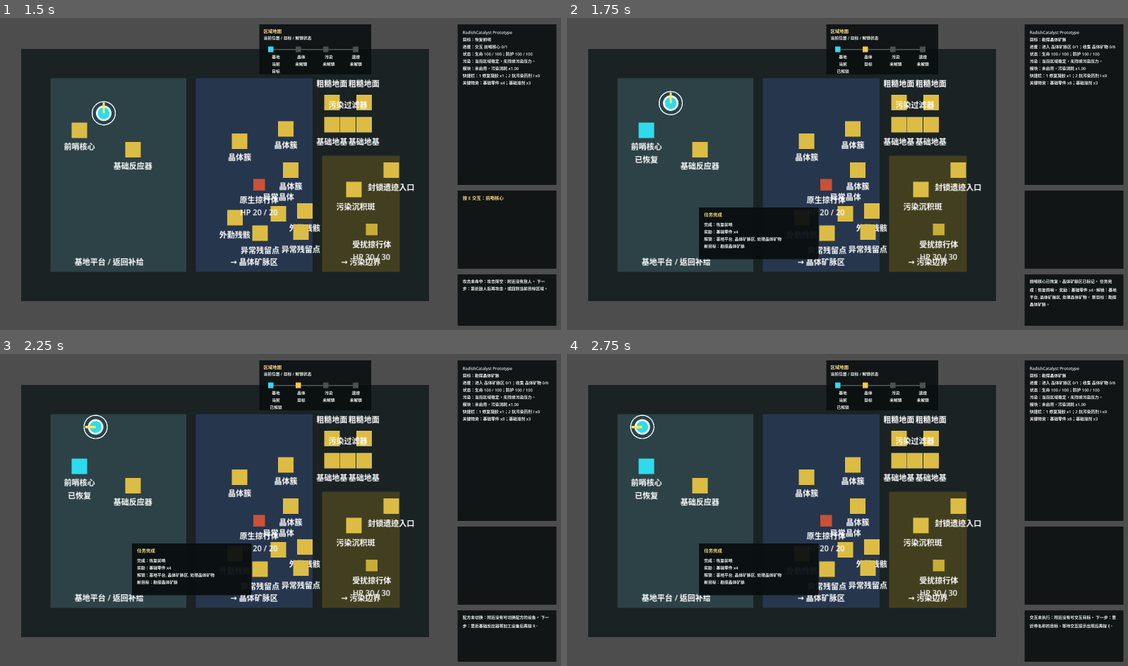
Above: before the commit, frames 1-4 (two rows, left to right).
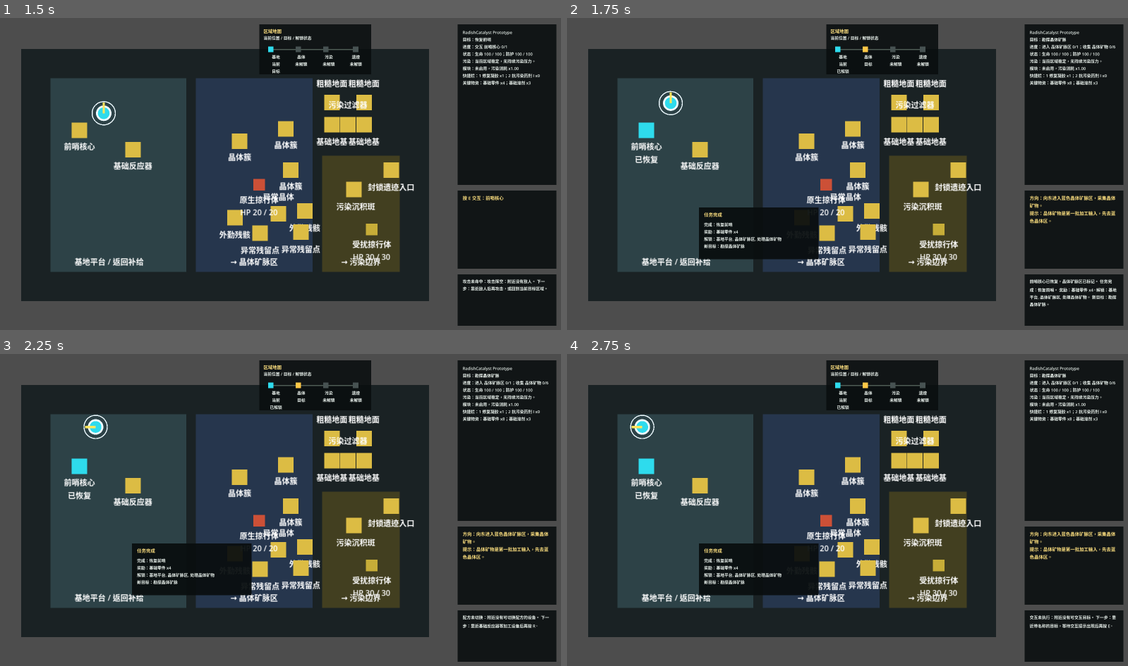
Above: after the commit, the same moments.

Repository: laugh0608/RadishCatalyst
Game: Godot game, scene res://scenes/boot/Boot.tscn
Two runs of this game, one before a commit and one after it. Both use one fixed random seed, a clock stepped at 60 frames per second and the inputs below.
Inputs:
- Up to frame 1 (1.5 s): tap Enter at 0.5 s; hold W (move_up) from 0.53 s (still down); tap E (interact) at 0.6 s; tap J (attack) at 1.35 s
- Up to frame 2 (1.75 s): keep holding W (move_up); tap E (interact) at 1.55 s
- Up to frame 3 (2.25 s): release W (move_up) at 2.03 s; hold A (move_left) from 2.03 s (still down); tap R (cycle_recipe) at 2.1 s
- Up to frame 4 (2.75 s): keep holding A (move_left); tap E (interact) at 2.3 s

Frame 1 is identical in both runs. In frame 2, 0.4% of the frame differs, in the area x 82-98%, y 56-66%; in frame 3, 0.4%; in frame 4, 0.4%.

Commit message:
feat(client): 接入 HUD 运行时短提示流

Diff:
--- /dev/null
+++ b/client/scripts/checks/hud_runtime_hint_flow_check.gd
@@ -0,0 +1,95 @@
+extends RefCounted
+class_name HudRuntimeHintFlowCheck
+
+const PrototypeHudScene := preload("res://scenes/ui/PrototypeHud.tscn")
+const VerticalSliceMapScene := preload("res://scenes/maps/VerticalSliceMap.tscn")
+
+
+func run(root: Window, failures: Array[String], data_registry: DataRegistry) -> void:
+	var map := VerticalSliceMapScene.instantiate() as VerticalSliceMap
+	var hud := PrototypeHudScene.instantiate() as PrototypeHud
+	root.add_child(map)
+	root.add_child(hud)
+	hud.configure_map_presenter(data_registry, map)
+	var runtime_world := WorldState.create_default()
+	var runtime_character := CharacterState.create_default()
+	hud.update_status(data_registry, runtime_world, runtime_character)
+
+	_expect_text_contains(
+		failures,
+		hud.prompt_label.text,
+		"方向：检查左侧前哨核心",
+		"runtime hint prompt shows direction without interactable"
+	)
+	_expect_text_contains(
+		failures,
+		hud.prompt_label.text,
+		"提示：先恢复前哨核心",
+		"runtime hint prompt shows onboarding without interactable"
+	)
+
+	runtime_world.quest_state.active_quest_ids = ["quest.prepare_treatment_supplies"]
+	runtime_world.quest_state.set_objective_progress(
+		"quest.prepare_treatment_supplies",
+		"craft_item",
+		"item.repair_gel",
+		1.0
+	)
+	hud.update_status(data_registry, runtime_world, runtime_character)
+	_expect_text_contains(
+		failures,
+		hud.prompt_label.text,
+		"处理点北缘",
+		"runtime hint prompt follows resolver-backed combat region"
+	)
+	_expect_text_contains(
+		failures,
+		hud.prompt_label.text,
+		"提示：带上修复凝胶",
+		"runtime hint prompt keeps onboarding line"
+	)
+
+	var reactor := PrototypeInteractable.new()
+	reactor.definition_id = "building.basic_reactor"
+	reactor.interaction_type = "process_recipe"
+	reactor.recipe_id = "recipe.process_crystal_ore"
+	reactor.set_recipe_cycle(["recipe.process_crystal_ore"])
+	var formatter := InteractionPromptFormatter.new(
+		data_registry,
+		ProcessingSystem.new(data_registry),
+		BuildSystem.new(data_registry)
+	)
+	hud.show_prompt(formatter.format_processing_prompt(reactor, runtime_character, runtime_world))
+	_expect_text_contains(
+		failures,
+		hud.prompt_label.text,
+		"设备：基础反应器",
+		"interaction prompt overrides runtime hint while near device"
+	)
+	_expect_text_missing(
+		failures,
+		hud.prompt_label.text,
+		"方向：",
+		"interaction prompt should replace runtime hint rows"
+	)
+	hud.clear_prompt()
+	_expect_text_contains(
+		failures,
+		hud.prompt_label.text,
+		"方向：确认快捷栏 1 带修复凝胶",
+		"runtime hint returns after interaction clears"
+	)
+
+	reactor.free()
+	hud.free()
+	map.free()
+
+
+func _expect_text_contains(failures: Array[String], text: String, expected_text: String, label: String) -> void:
+	if text.find(expected_text) < 0:
+		failures.append("%s should contain %s, got %s" % [label, expected_text, text])
+
+
+func _expect_text_missing(failures: Array[String], text: String, unexpected_text: String, label: String) -> void:
+	if text.find(unexpected_text) >= 0:
+		failures.append("%s should not contain %s, got %s" % [label, unexpected_text, text])
--- a/client/scripts/checks/vertical_slice_flow_check.gd
+++ b/client/scripts/checks/vertical_slice_flow_check.gd
@@ -1,6 +1,7 @@
 extends SceneTree
 
 const GameRootScript := preload("res://scripts/game/game_root.gd")
+const HudRuntimeHintFlowCheckScript := preload("res://scripts/checks/hud_runtime_hint_flow_check.gd")
 const VerticalSliceMapScene := preload("res://scenes/maps/VerticalSliceMap.tscn")
 
 var failures: Array[String] = []
@@ -30,6 +31,7 @@
 
 	_expect_equal(world_state.quest_state.active_quest_ids, ["quest.restore_outpost"], "initial active quest")
 	_check_onboarding_hints()
+	_check_runtime_hint_prompt_flow()
 	_check_status_panel_summary()
 	_check_region_markers()
 	_check_region_presence_bounds()
@@ -194,6 +196,10 @@
 	hint_world.quest_state.unlocked_effects.append("slice_01_complete")
 	_expect_hint_contains(presenter, hint_world, hint_character, "", "更深区域信号", "slice complete onboarding hint")
 	map.free()
+
+
+func _check_runtime_hint_prompt_flow() -> void:
+	HudRuntimeHintFlowCheckScript.new().run(root, failures, data_registry)
 
 
 func _check_status_panel_summary() -> void:
--- a/client/scripts/ui/hud_hint_presenter.gd
+++ b/client/scripts/ui/hud_hint_presenter.gd
@@ -10,6 +10,16 @@
 		return
 	target_region_resolver = QuestTargetRegionResolver.new(data_registry)
 	target_region_resolver.configure_from_map(map)
+
+
+func format_runtime_hint(world_state: WorldState, character_state: CharacterState, quest_id: String) -> String:
+	var direction_hint := format_direction_hint(world_state, character_state, quest_id)
+	var onboarding_hint := format_onboarding_hint(world_state, character_state, quest_id)
+	var lines: Array[String] = []
+	_append_runtime_hint_line(lines, "方向", direction_hint)
+	if onboarding_hint != direction_hint:
+		_append_runtime_hint_line(lines, "提示", onboarding_hint)
+	return "\n".join(lines)
 
 
 func format_direction_hint(world_state: WorldState, character_state: CharacterState, quest_id: String) -> String:
@@ -120,3 +130,10 @@
 	if target_region_resolver == null:
 		return ""
 	return target_region_resolver.resolve_target_region_id(world_state, quest_id)
+
+
+func _append_runtime_hint_line(lines: Array[String], label: String, text: String) -> void:
+	var stripped_text := text.strip_edges()
+	if stripped_text.is_empty():
+		return
+	lines.append("%s：%s" % [label, stripped_text])
--- a/client/scripts/ui/prototype_hud.gd
+++ b/client/scripts/ui/prototype_hud.gd
@@ -14,6 +14,9 @@
 var feedback_presenter := HudFeedbackPresenter.new()
 var map_presenter := HudMapPresenter.new()
 var status_presenter := HudStatusPresenter.new()
+var hint_presenter := HudHintPresenter.new()
+var context_prompt_text := ""
+var runtime_hint_text := ""
 
 @onready var save_panel: ColorRect = $SavePanel
 @onready var completion_panel: ColorRect = $CompletionPanel
@@ -112,6 +115,7 @@
 
 func configure_map_presenter(data_registry: DataRegistry, map: VerticalSliceMap) -> void:
 	map_presenter.configure(data_registry, map)
+	hint_presenter.configure(data_registry, map)
 
 
 func _update_timed_panel_visibility(delta: float) -> void:
@@ -124,8 +128,10 @@
 
 
 func update_status(data_registry: DataRegistry, world_state: WorldState, character_state: CharacterState) -> void:
+	var active_quest_id := _get_active_quest_id(world_state)
 	status_label.text = status_presenter.format_status_text(data_registry, world_state, character_state)
-	_update_map_panel(world_state, _get_active_quest_id(world_state))
+	_update_runtime_hint(world_state, character_state, active_quest_id)
+	_update_map_panel(world_state, active_quest_id)
 	last_quick_slots = debug_panel_presenter.update_quick_slot_binding_panel(
 		data_registry,
 		character_state,
@@ -141,11 +147,13 @@
 
 
 func show_prompt(text: String) -> void:
-	prompt_label.text = text
+	context_prompt_text = text
+	_refresh_prompt_label()
 
 
 func clear_prompt() -> void:
-	prompt_label.text = ""
+	context_prompt_text = ""
+	_refresh_prompt_label()
 
 
 func append_log(text: String) -> void:
@@ -153,7 +161,9 @@
 
 
 func clear_runtime_feedback() -> void:
-	clear_prompt()
+	context_prompt_text = ""
+	runtime_hint_text = ""
+	_refresh_prompt_label()
 	hide_device_panel()
 	completion_panel.visible = false
 	evacuation_panel.visible = false
@@ -306,3 +316,15 @@
 		var marker_view := marker_view_data[index]
 		map_marker_rects[index].color = marker_view.get("color", Color.WHITE)
 		map_marker_labels[index].text = String(marker_view.get("label", ""))
+
+
+func _update_runtime_hint(world_state: WorldState, character_state: CharacterState, quest_id: String) -> void:
+	runtime_hint_text = hint_presenter.format_runtime_hint(world_state, character_state, quest_id)
+	_refresh_prompt_label()
+
+
+func _refresh_prompt_label() -> void:
+	if not context_prompt_text.strip_edges().is_empty():
+		prompt_label.text = context_prompt_text
+		return
+	prompt_label.text = runtime_hint_text
Not shown, added: client/scripts/checks/hud_runtime_hint_flow_check.gd.uid
Not shown, changed: docs/devlogs/2026-W19.md
Not shown, changed: scripts/check-client.ps1
